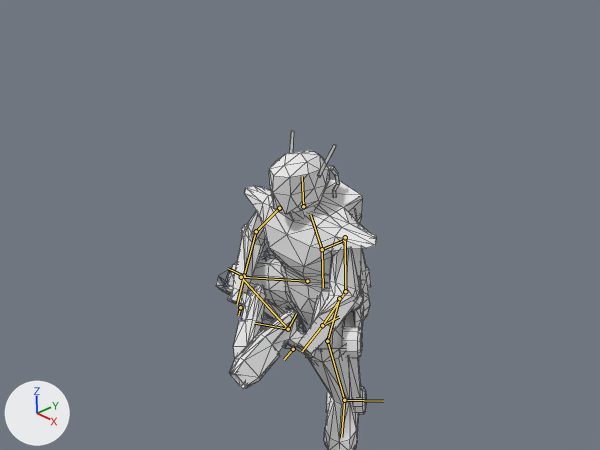
The Blender file base/models/soldiers/malepower/malepower.blend, before and after one commit.
One viewpoint serves both versions: the file's camera 'Camera'. The lights are fixed; the arrows at lower left show +X, +Y and +Z. Both versions are drawn at the pose saved in each file; the numbers are the values there. The bones that bend it are drawn over the model as lines. Mesh edges are drawn as thin lines.

Names of what the first picture shows: 'head.001', 'laserpistol.001', 'laserpistol.002', 'powersuit'.
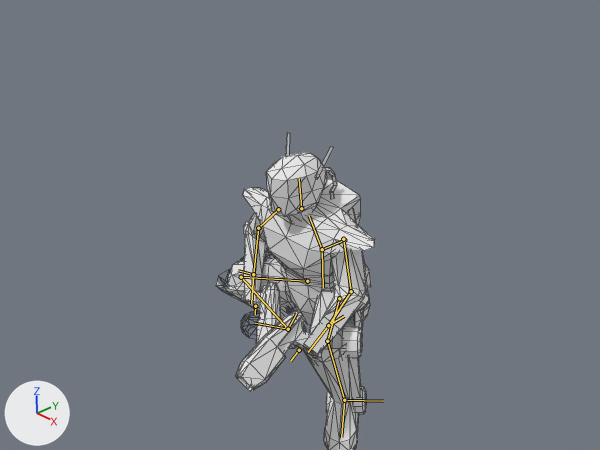
Boxes (x1, y1, x2, y2) around the edits, measured in the pictures (600 x 450 px):
'powersuit', posed: before (216, 166, 377, 450); after (216, 168, 375, 450)
'head.001', posed: before (269, 131, 336, 220); after (266, 133, 333, 223)
'laserpistol.002', posed: before (230, 309, 316, 389); after (236, 311, 323, 391)
'laserpistol.001', posed: before (227, 284, 266, 358); after (241, 282, 281, 344)
bone 'Spine_up', root to tip: before (322, 249) to (310, 214); after (322, 249) to (309, 216)
bone 'head', root to tip: before (303, 206) to (302, 176); after (301, 208) to (299, 178)
bone 'l.arm_up', root to tip: before (345, 237) to (345, 291); after (343, 239) to (351, 291)
bone 'l.arm_low', root to tip: before (345, 291) to (322, 325); after (351, 291) to (328, 325)
bone 'l.hand', root to tip: before (322, 325) to (302, 351); after (328, 325) to (308, 352)
bone 'r.arm_up', root to tip: before (279, 208) to (256, 231); after (278, 209) to (258, 228)
bone 'r.arm_low', root to tip: before (256, 231) to (244, 276); after (258, 228) to (253, 274)

The change in detail:
Bone 'Spine_up' (bone_spine_up) turns from (20, 0, 0) to (23, 0, 0) degrees about its own x, y and z.
Bone 'head' (bone_head) turns from (-17, -2, 0) to (-19, 0, 0) degrees about its own x, y and z.
Bone 'l.arm_up' (bone_l_arm_up) turns from (38, -8, -61) to (32, -5, -58) degrees about its own x, y and z.
Bone 'l.arm_low' (bone_l_arm_low) turns from (40, -4, 41) to (42, -11, 44) degrees about its own x, y and z.
Bone 'l.hand' (bone_l_hand) turns from (0, -1, 2) to (0, 0, 0) degrees about its own x, y and z.
Bone 'r.arm_up' (bone_r_arm_up) turns from (20, -1, 33) to (13, -5, 32) degrees about its own x, y and z.
Bone 'r.arm_low' (bone_r_arm_low) turns from (77, -22, -30) to (87, -21, -36) degrees about its own x, y and z.
